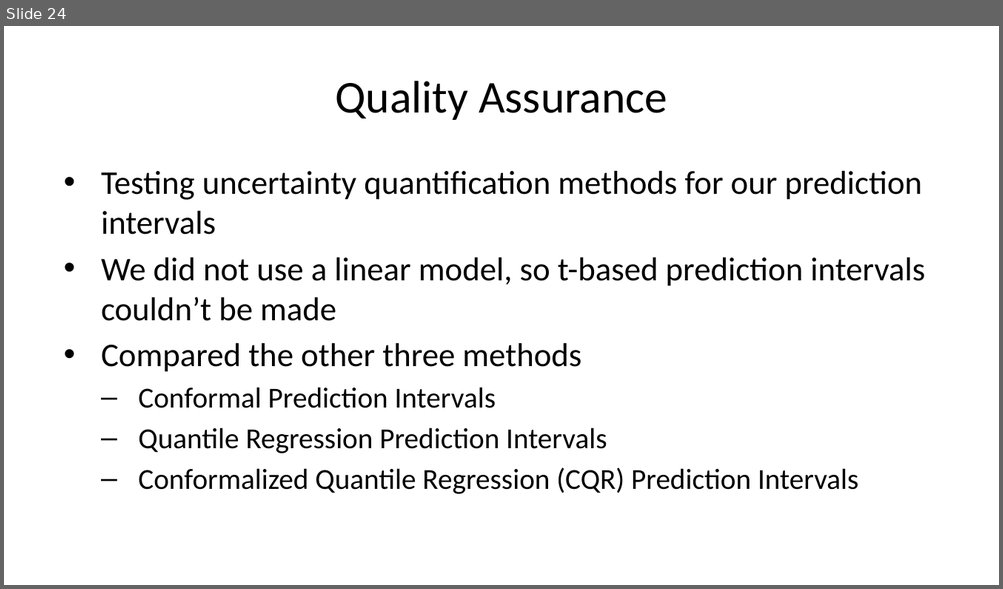
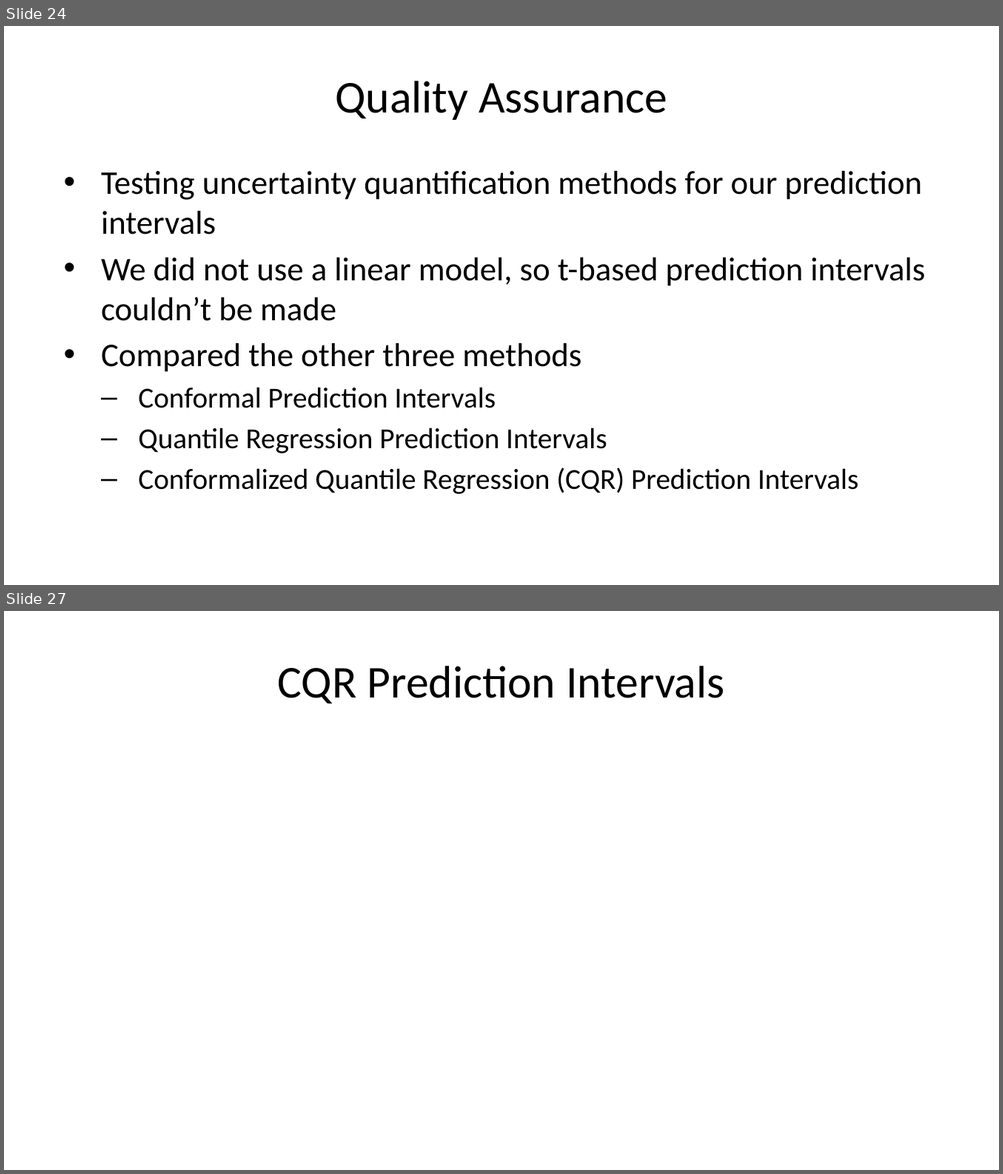
Before and after one commit to deancallahan25/Redwood-Analytics-Portfolio, a slide deck: Project-3/presentation.pptx. Shown one above the other, each under a label of ours: slide 24 before the commit, slides 24 and 27 after it; the slides between them are not shown. The pictures are 1003x589 and 1003x1174 pixels, drawn with LibreOffice and Linux fonts; fonts in the diff are those of the drawing. Boxes give left, top, right and bottom in pixels: in the first picture for what was removed or moved away, otherwise in the second. Text is boxed around its words. In the diff, an @@ line names an element or a change of style, - is before the commit and + after.

```diff
--- a/Project-3/presentation.pptx
+++ b/Project-3/presentation.pptx
@@ slide 27 added at box(4, 611, 999, 1170), background #FFFFFF @@
@@ title added at box(278, 666, 724, 703), 33 pt, text #000000 @@
+CQR Prediction Intervals
```
Also in this commit, not shown: 5 slides changed, 1 other slide added.
